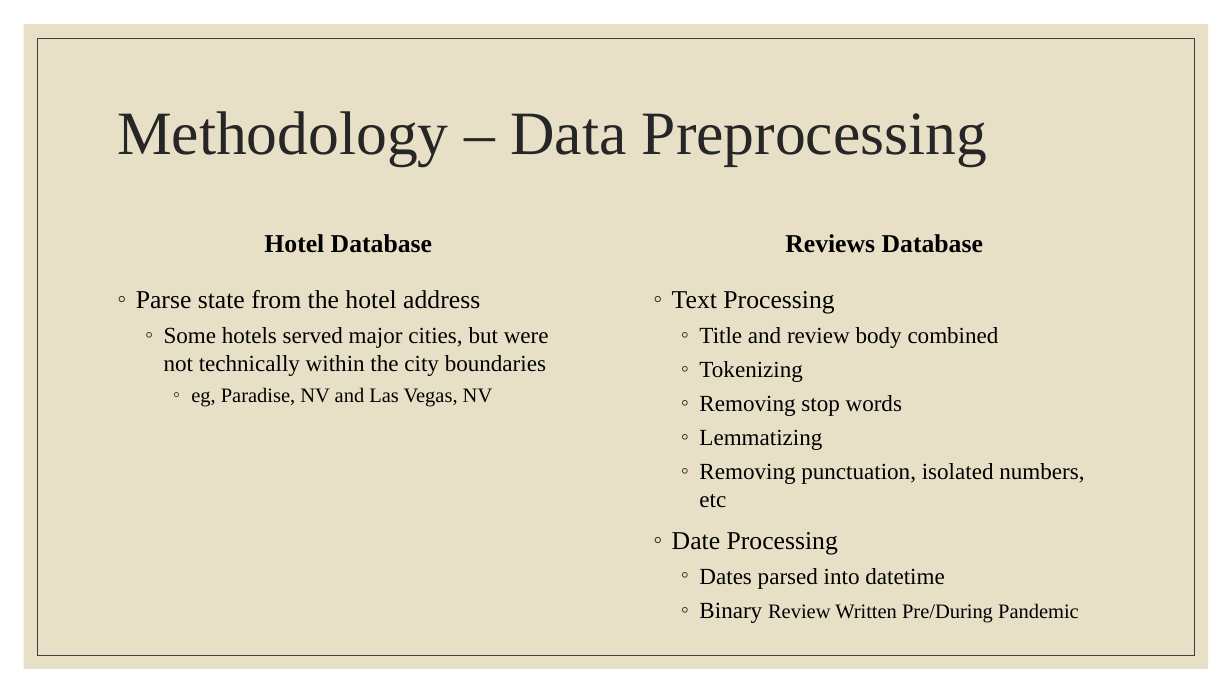
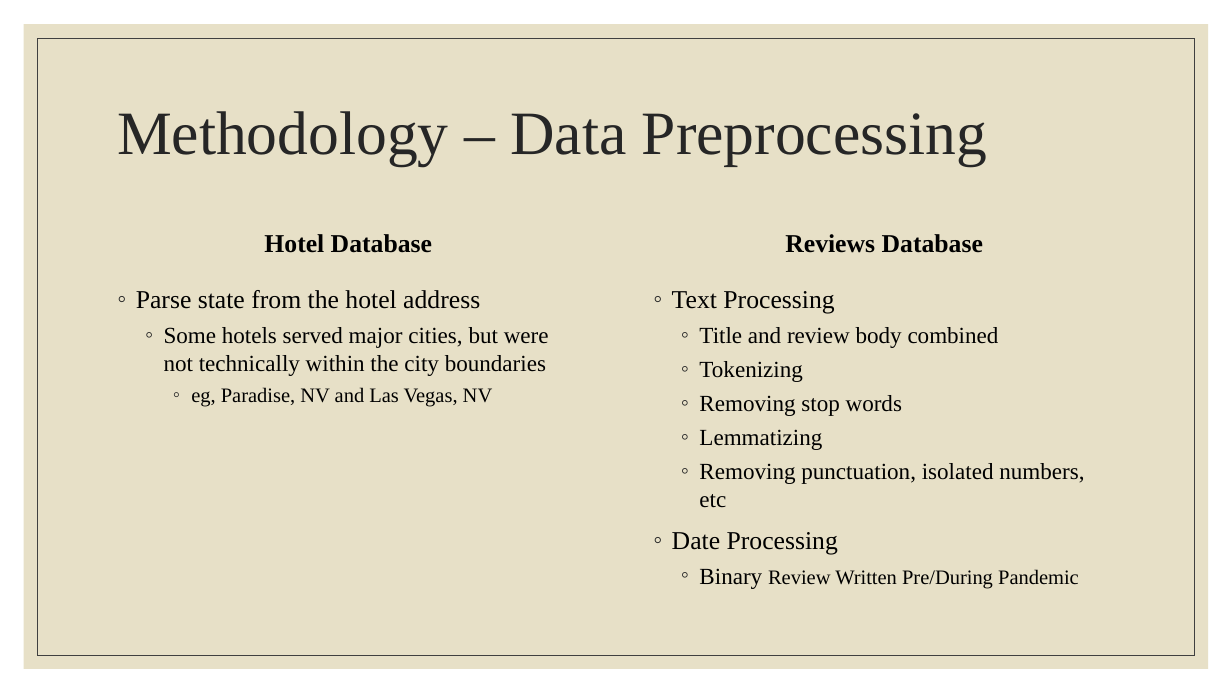
Before and after one commit to m-mcdougall/Capstone-DATS6501, a slide deck: slide 8 of Capstone Presentation.pptx. Drawn at 1232x693 pixels with LibreOffice and Linux fonts; fonts in the diff are those of the drawing. Boxes give left, top, right and bottom in pixels: in the first picture for what was removed or moved away, otherwise in the second. Text is boxed around its words. In the diff, an @@ line names an element or a change of style, - is before the commit and + after.

```diff
--- a/Capstone Presentation.pptx
+++ b/Capstone Presentation.pptx
@@ text at box(699, 568, 944, 589): paragraph removed @@
-  ◦ Dates parsed into datetime
```
Also in this commit, not shown: 4 other slides changed, 2 slides removed, 4 other files.
